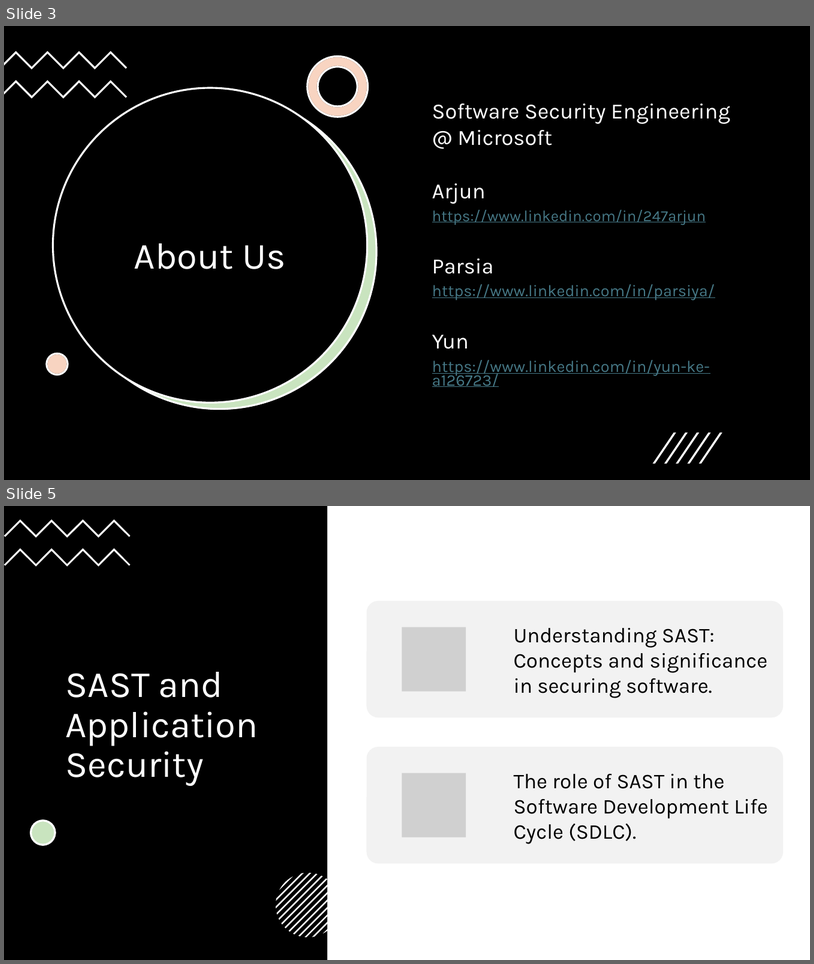
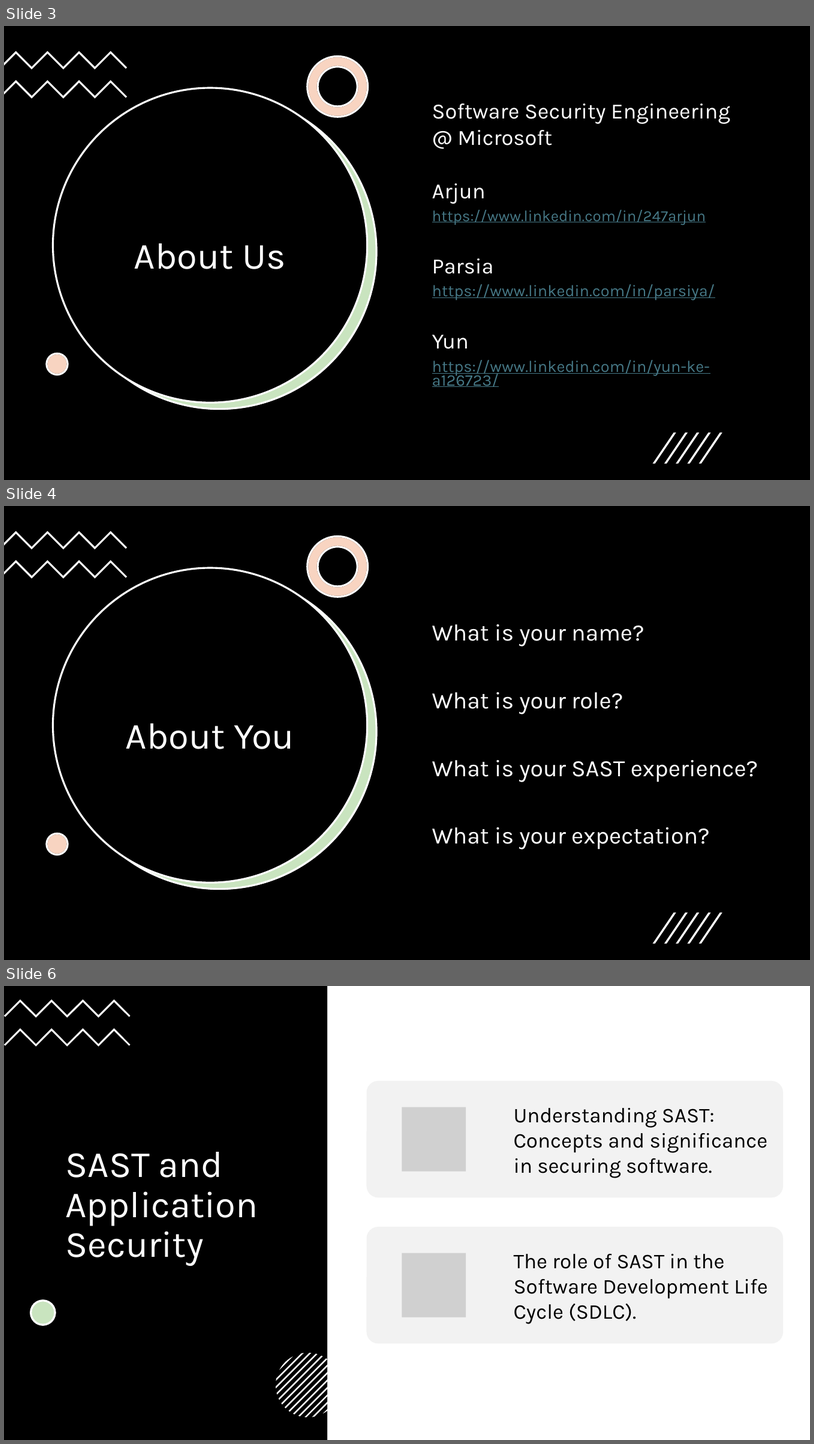
Before and after one commit to 247arjun/dc32-sast-workshop, a slide deck: BSides-Seattle-2026-Workshop.pptx. Shown one above the other, each under a label of ours: slides 3 and 5 before the commit, slides 3, 4 and 6 after it; the slides between them are not shown. The pictures are 814x964 and 814x1444 pixels, drawn with LibreOffice and Linux fonts; fonts in the diff are those of the drawing; grey boxes stand for pictures. Boxes give left, top, right and bottom in pixels: in the first picture for what was removed or moved away, otherwise in the second. Text is boxed around its words. In the diff, an @@ line names an element or a change of style, - is before the commit and + after.

```diff
--- a/BSides-Seattle-2026-Workshop.pptx
+++ b/BSides-Seattle-2026-Workshop.pptx
@@ slide 4 added at [4,506,810,960], background #FFFFFF @@
@@ rectangle added at [4,506,810,960], fill #000000 @@
@@ freeform shape added at [4,531,128,549], fill #FFFFFF @@
@@ freeform shape added at [308,536,368,597], fill #FFFFFF, outline #000000 2.25 pt @@
@@ freeform shape added at [308,536,368,597], fill #E97132 at 30% opacity, outline #FFFFFF 2.25 pt @@
@@ freeform shape added at [4,560,128,578], fill #FFFFFF @@
@@ ellipse added at [53,568,368,882], fill #000000, outline #FFFFFF 2.25 pt @@
@@ ellipse added at [62,574,377,889], fill #4EA72E at 30% opacity, outline #FFFFFF 2.25 pt @@
@@ ellipse added at [63,575,377,889], fill #FFFFFF @@
@@ text added at [432,624,758,849], 28 pt, text #FFFFFF @@
+What is your name?
+What is your role?
+What is your SAST experience?
+What is your expectation?
@@ title added at [126,723,294,749], 44 pt, text #FFFFFF @@
+About You
@@ ellipse added at [47,833,68,855], fill #FFFFFF, outline #000000 2.25 pt @@
@@ ellipse added at [47,833,68,855], fill #E97132 at 30% opacity, outline #FFFFFF 2.25 pt @@
@@ group added at [653,912,723,943]: 5 freeform shapes @@
@@ what was slide 5 is now slide 6 @@
```
Also in this commit, not shown: 1 slide changed, 1 other slide added.
